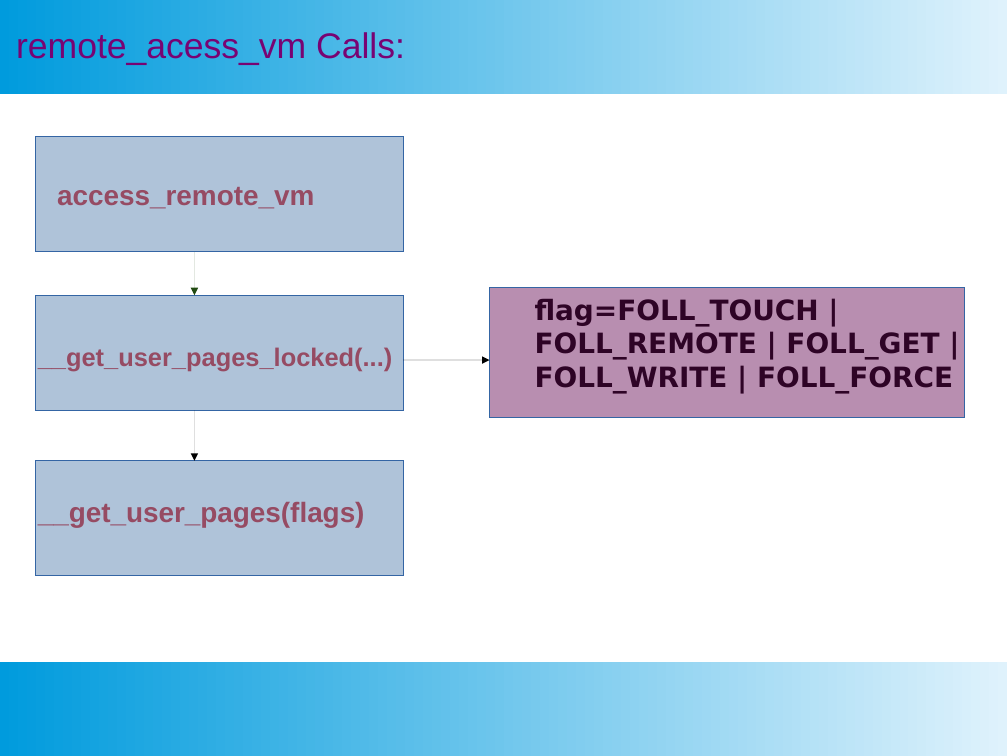
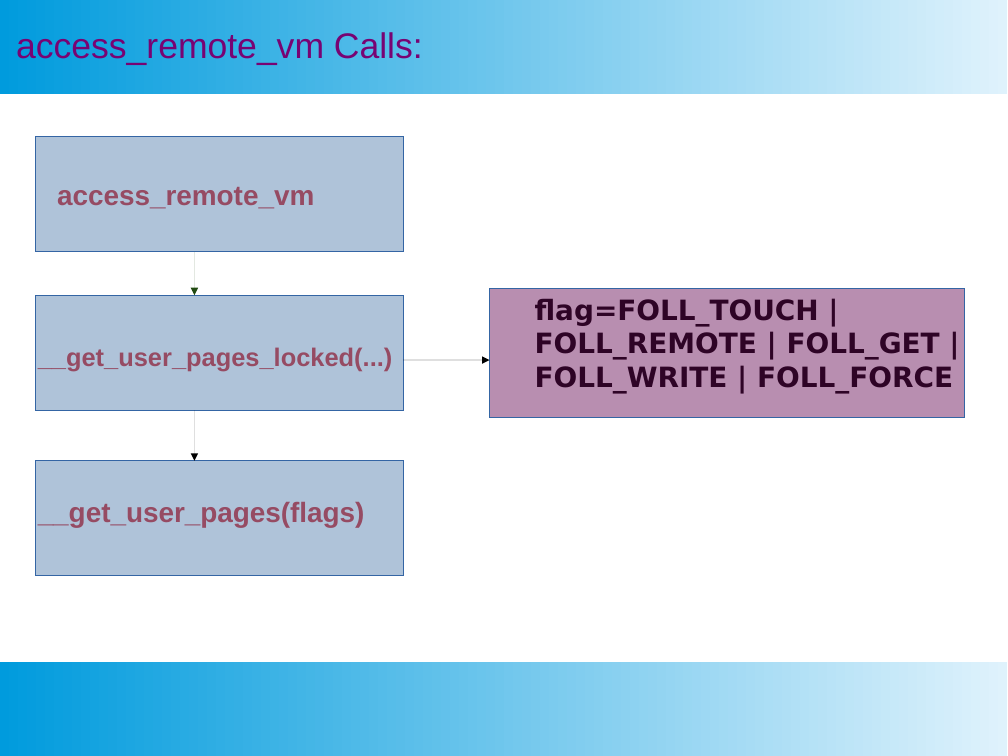
Before and after one commit to SubhajitCode/Seminar, a slide deck: slide 28 of Seminar 02/Seminar 2.pptx (slide 27 before the commit). Drawn at 1008x756 pixels with LibreOffice and Linux fonts; fonts in the diff are those of the drawing. Boxes give left, top, right and bottom in pixels: in the first picture for what was removed or moved away, otherwise in the second. Text is boxed around its words. In the diff, an @@ line names an element or a change of style, - is before the commit and + after.

```diff
--- a/Seminar 02/Seminar 2.pptx
+++ b/Seminar 02/Seminar 2.pptx
@@ text at (16, 30, 423, 65): text changed @@
-remote_acess_vm Calls:
+access_remote_vm Calls:
```
Also in this commit, not shown: 25 other slides changed, 1 slide added, 8 other files.
